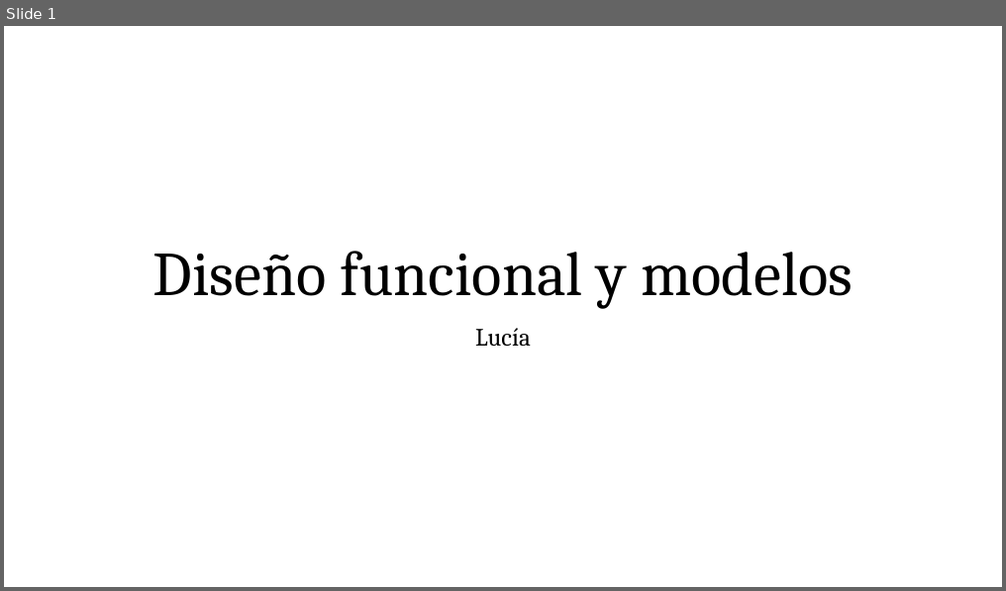
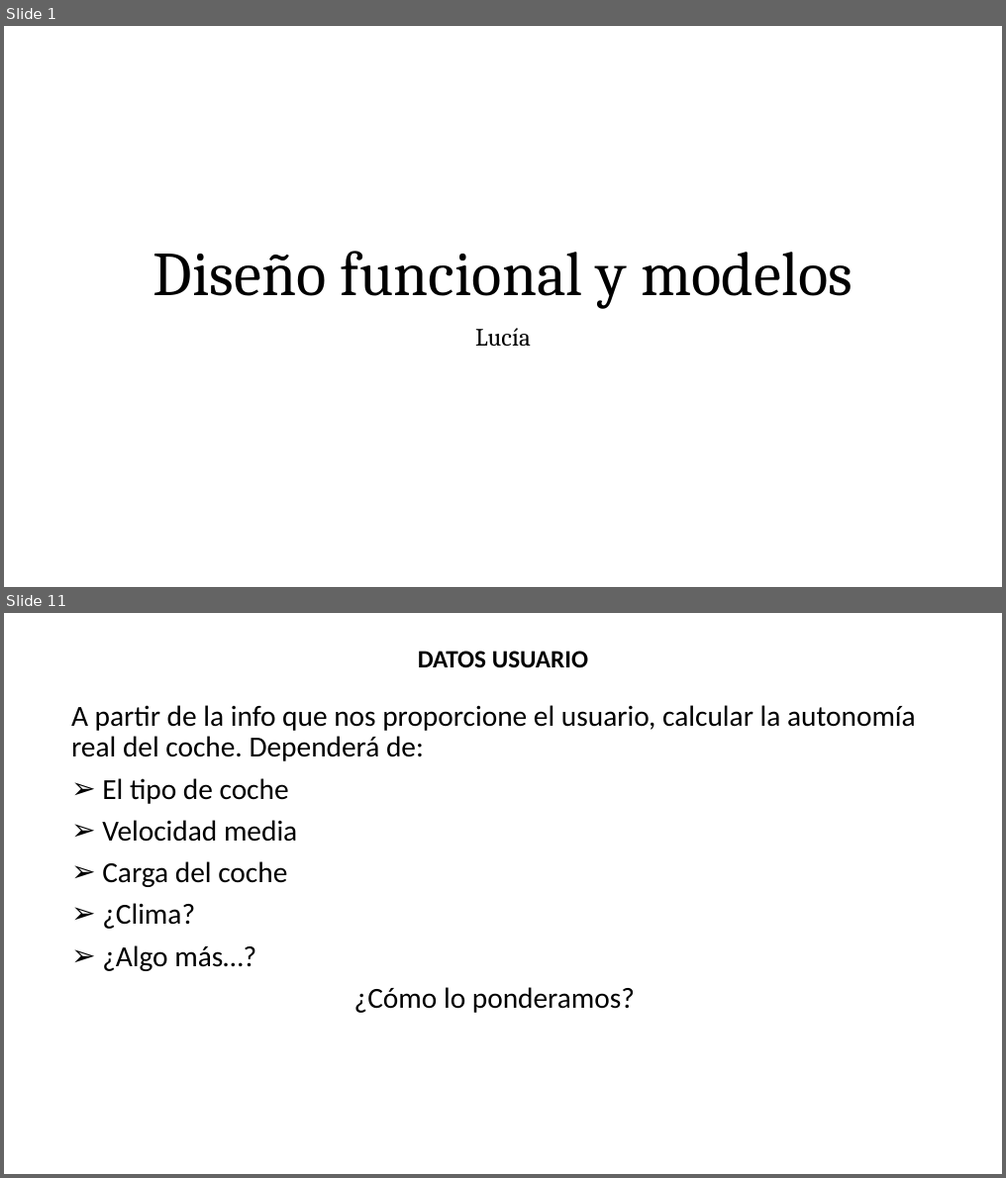
Before and after one commit to luciatomainodelacr/TFM, a slide deck: Documentacion/Diseño funcional y modelos.pptx. Shown one above the other, each under a label of ours: slide 1 before the commit, slides 1 and 11 after it; the slides between them are not shown. The pictures are 1006x591 and 1006x1178 pixels, drawn with LibreOffice and Linux fonts; fonts in the diff are those of the drawing. Boxes give left, top, right and bottom in pixels: in the first picture for what was removed or moved away, otherwise in the second. Text is boxed around its words. In the diff, an @@ line names an element or a change of style, - is before the commit and + after.

```diff
--- a/Documentacion/Diseño funcional y modelos.pptx
+++ b/Documentacion/Diseño funcional y modelos.pptx
@@ slide 11 added at [4, 613, 1002, 1174], background #FFFFFF @@
@@ text added at [418, 651, 588, 668], 24 pt, text #000000, bold @@
+DATOS USUARIO
@@ text added at [71, 705, 916, 1013], 28 pt, text #000000 @@
+A partir de la info que nos proporcione el usuario, calcular la autonomía real del coche. Dependerá de:
+➢ El tipo de coche
+➢ Velocidad media
+➢ Carga del coche
+➢ ¿Clima?
+➢ ¿Algo más…?
+¿Cómo lo ponderamos?
```
Also in this commit, not shown: 5 slides changed, 3 other slides added, 5 other files.
